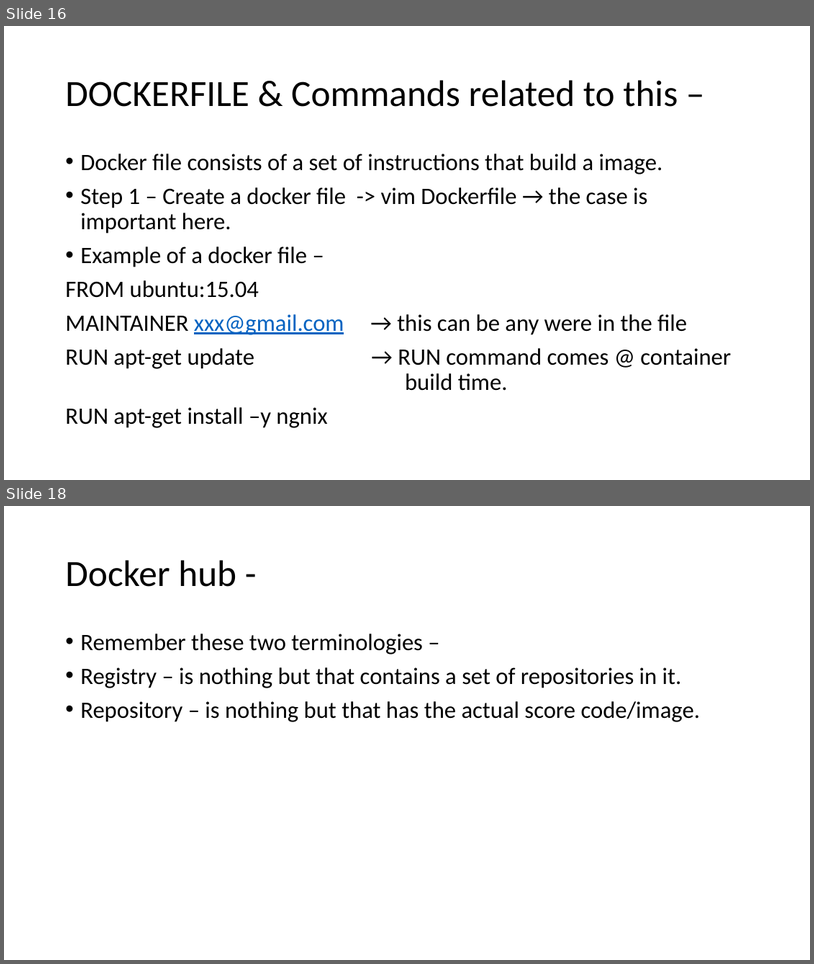
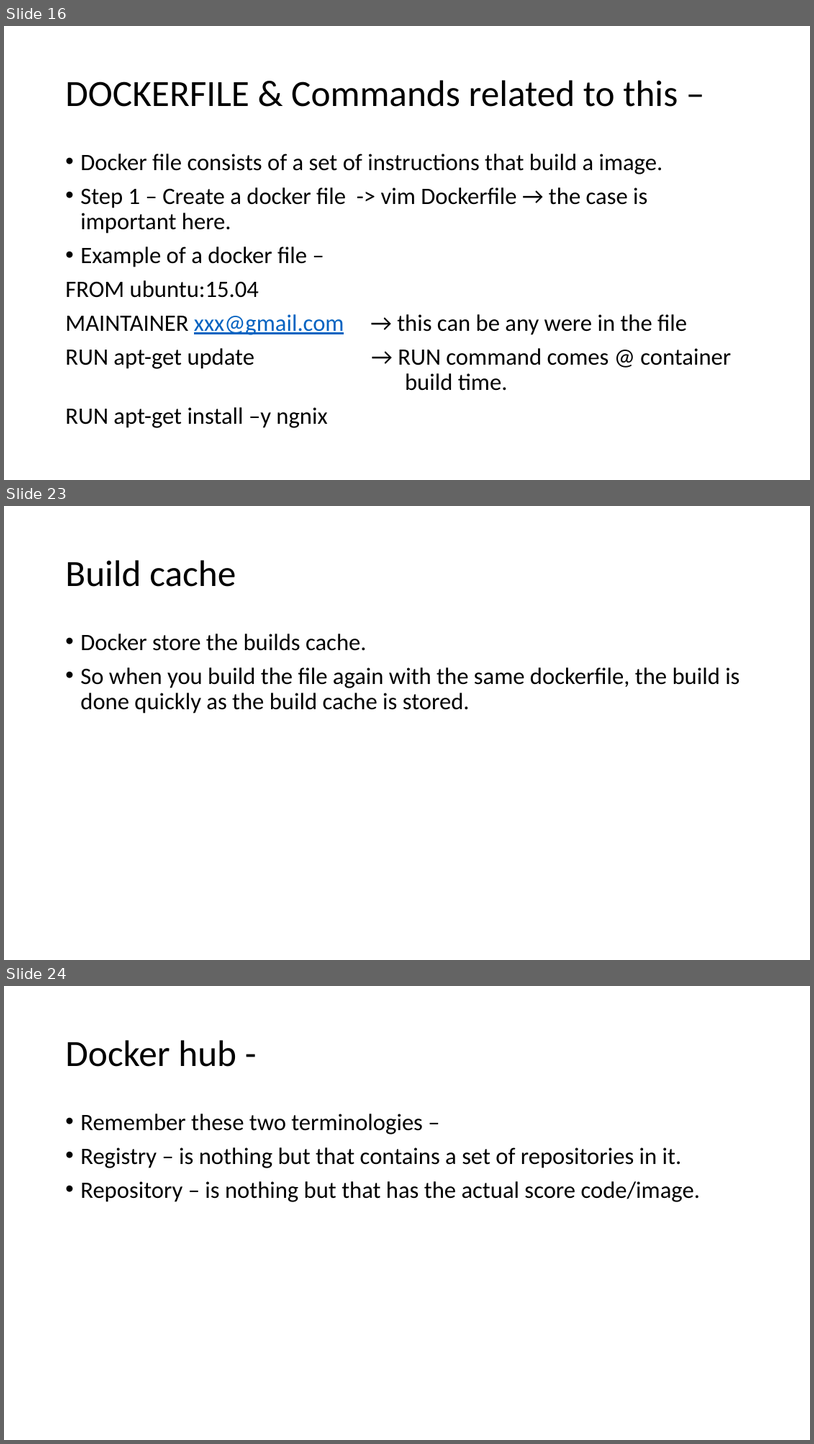
Before and after one commit to Ritesh007/Documents, a slide deck: Docker/Docker.pptx. Shown one above the other, each under a label of ours: slides 16 and 18 before the commit, slides 16, 23 and 24 after it; the slides between them are not shown. The pictures are 814x964 and 814x1444 pixels, drawn with LibreOffice and Linux fonts; fonts in the diff are those of the drawing. Boxes give left, top, right and bottom in pixels: in the first picture for what was removed or moved away, otherwise in the second. Text is boxed around its words. In the diff, an @@ line names an element or a change of style, - is before the commit and + after.

Commit message:
Docker ppt updated with Dockerfile slides.

```diff
--- a/Docker/Docker.pptx
+++ b/Docker/Docker.pptx
@@ slide 23 added at (4,506,810,960), background #FFFFFF @@
@@ title added at (65,560,236,587), 44 pt, text #000000 @@
+Build cache
@@ text added at (80,633,740,713), 28 pt, text #000000 @@
+• Docker store the builds cache.
+• So when you build the file again with the same dockerfile, the build is done quickly as the build cache is stored.
@@ what was slide 18 is now slide 24 @@
```
Also in this commit, not shown: 1 slide changed, 5 other slides added.
